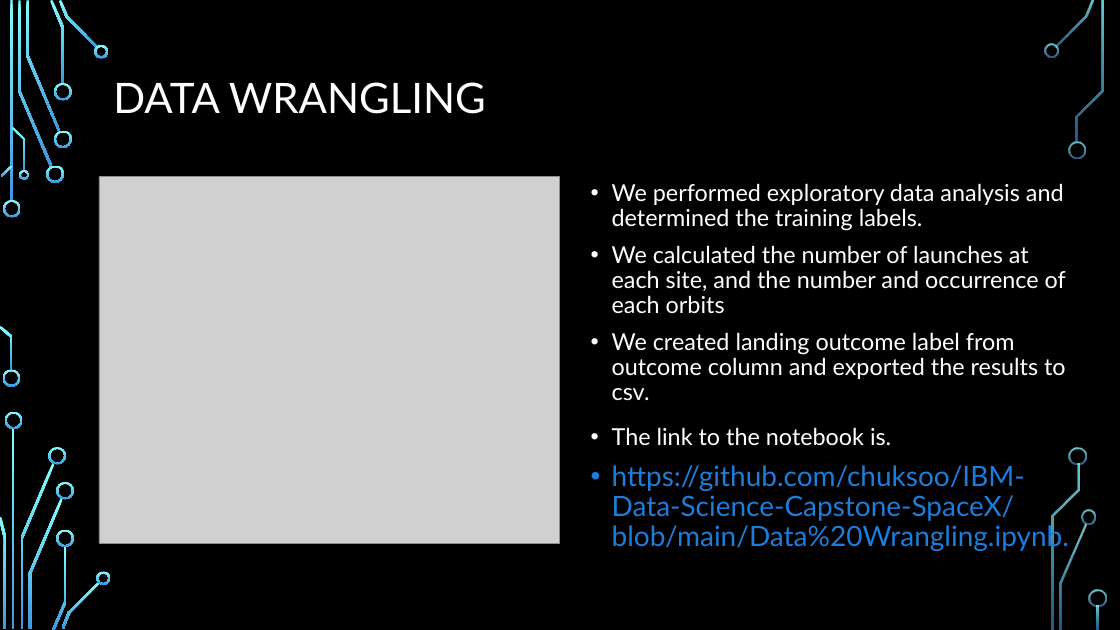
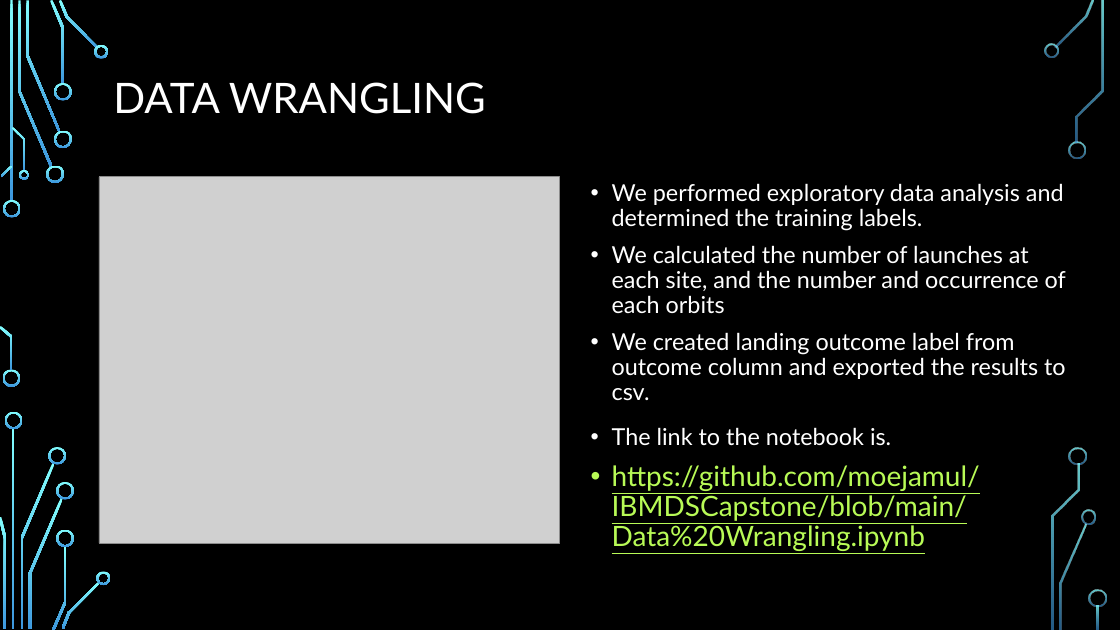
Before and after one commit to moejamul/IBMDSCapstone, a slide deck: slide 9 of Mohamad Jammoul-Presentation.pptx. Drawn at 1120x630 pixels with LibreOffice and Linux fonts; fonts in the diff are those of the drawing; grey boxes stand for pictures; background and template pictures are left out. Boxes give left, top, right and bottom in pixels: in the first picture for what was removed or moved away, otherwise in the second. Text is boxed around its words. In the diff, an @@ line names an element or a change of style, - is before the commit and + after.

```diff
--- a/Mohamad Jammoul-Presentation.pptx
+++ b/Mohamad Jammoul-Presentation.pptx
@@ text at [612,465,980,551]: text changed; text colour #1C7DDB to #B8FA56 @@
-• https://github.com/chuksoo/IBM-Data-Science-Capstone-SpaceX/blob/main/Data%20Wrangling.ipynb.
+• https://github.com/moejamul/IBMDSCapstone/blob/main/Data%20Wrangling.ipynb
```
Also in this commit, not shown: 5 other slides changed, 1 other file.
